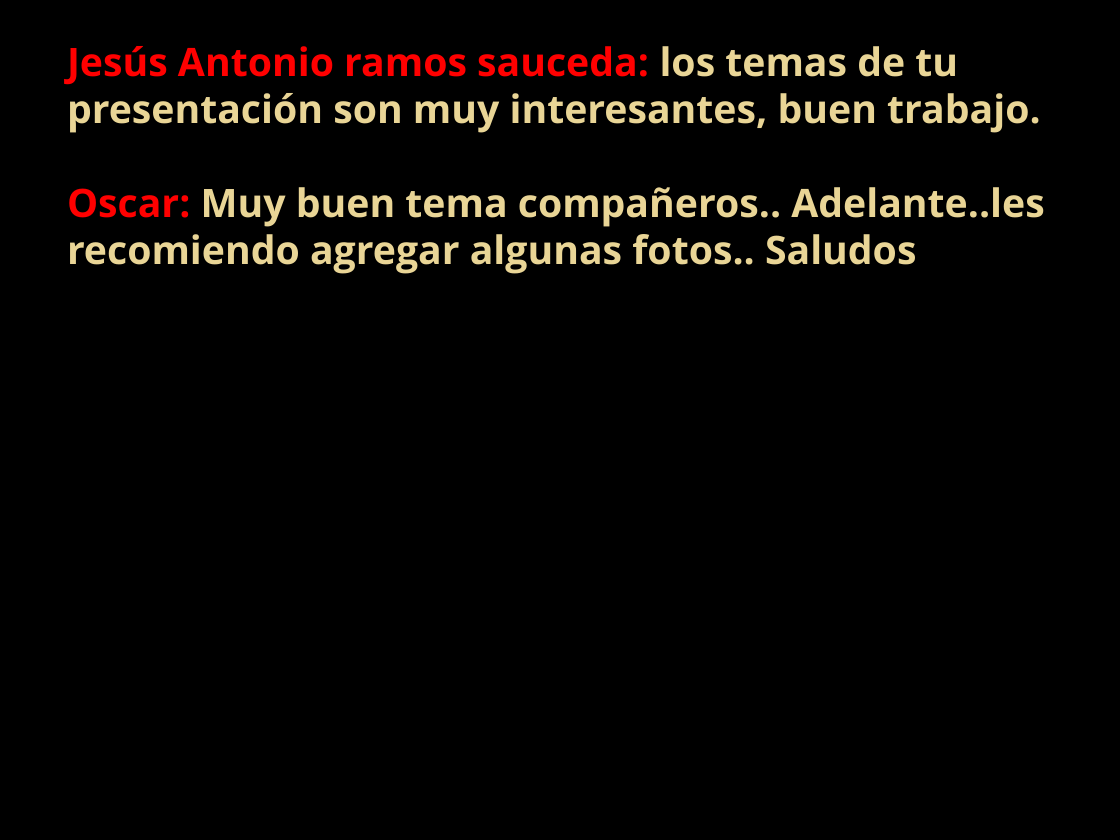
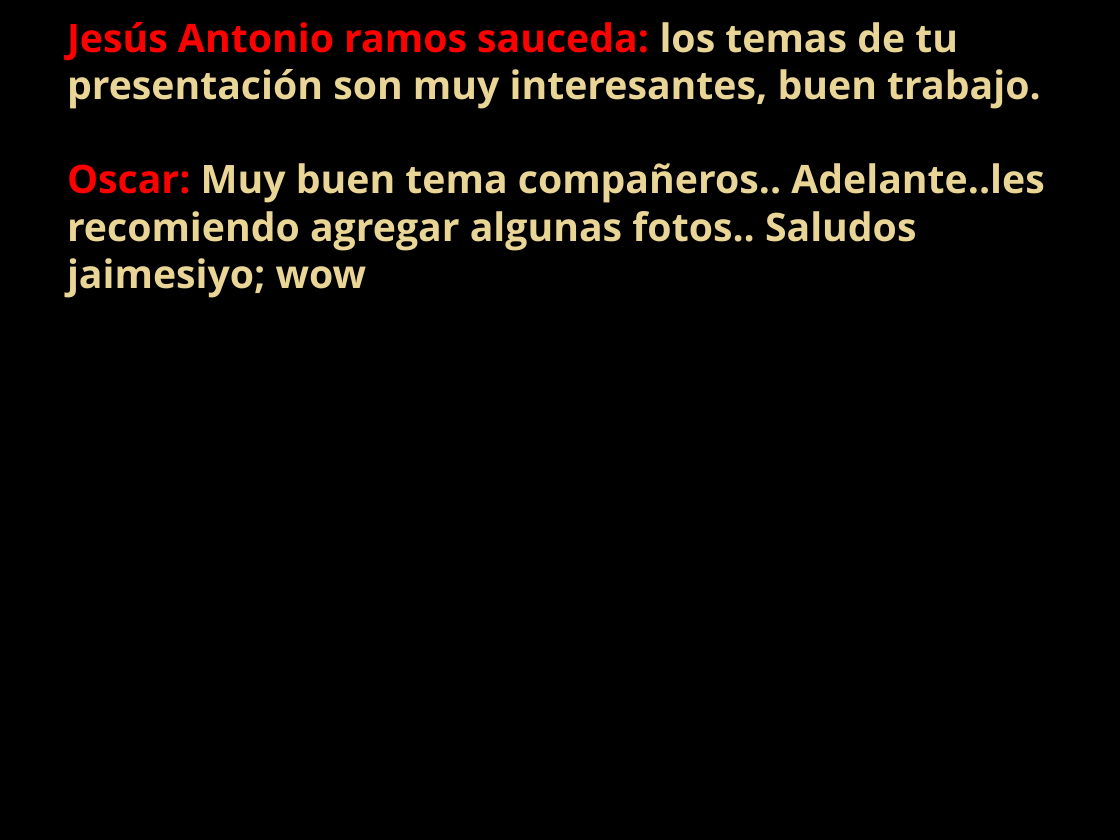
Before and after one commit to lc850/auditoria, a slide deck: slide 20 of BlackBerry, SMS y 3G.pptx. Drawn at 1120x840 pixels with LibreOffice and Linux fonts; fonts in the diff are those of the drawing; background and template pictures are left out. Boxes give left, top, right and bottom in pixels: in the first picture for what was removed or moved away, otherwise in the second. Text is boxed around its words. In the diff, an @@ line names an element or a change of style, - is before the commit and + after.

Commit message:
jajaja

```diff
--- a/BlackBerry, SMS y 3G.pptx
+++ b/BlackBerry, SMS y 3G.pptx
@@ title at [67, 22, 1044, 298]: text changed @@
-Jesús Antonio ramos sauceda: los temas de tu presentación son muy interesantes, buen trabajo.
-Oscar: Muy buen tema compañeros.. Adelante..les recomiendo agregar algunas fotos.. Saludos
+Jesús Antonio ramos sauceda: los temas de tu presentación son muy interesantes, buen trabajo.
+Oscar: Muy buen tema compañeros.. Adelante..les recomiendo agregar algunas fotos.. Saludos
+jaimesiyo; wow
```
